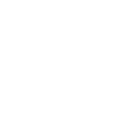
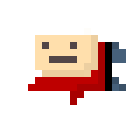
Layers edited between the first and the second 140 × 140 image:
added layer "Layer 10 copy 5" above "Layer 10 copy 4" over [28, 28, 126, 105]
